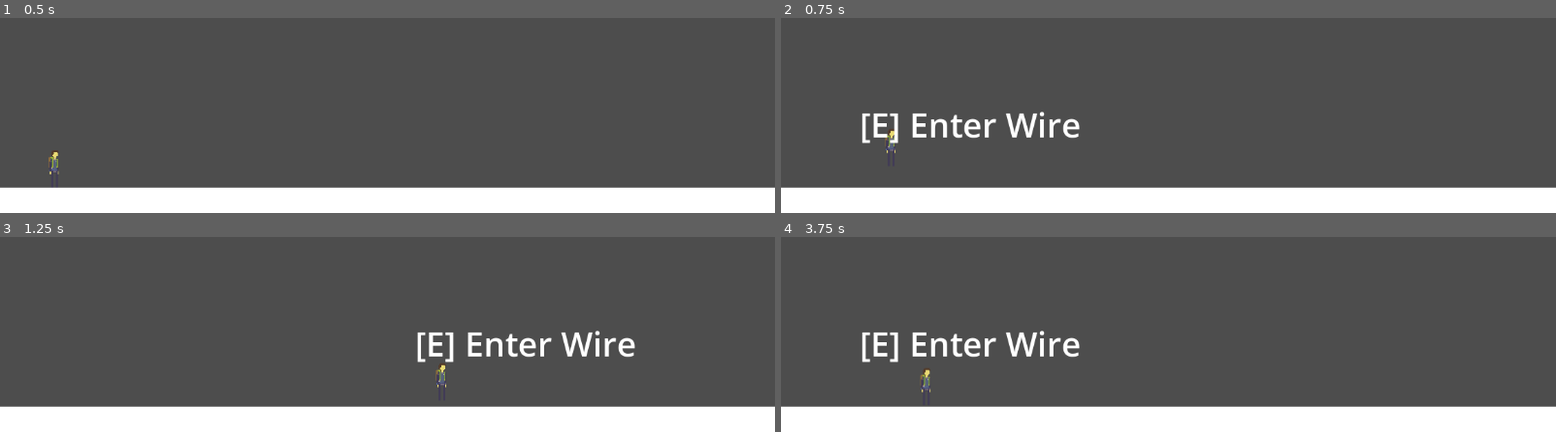
Above: before the commit, frames 1-4 (two rows, left to right).
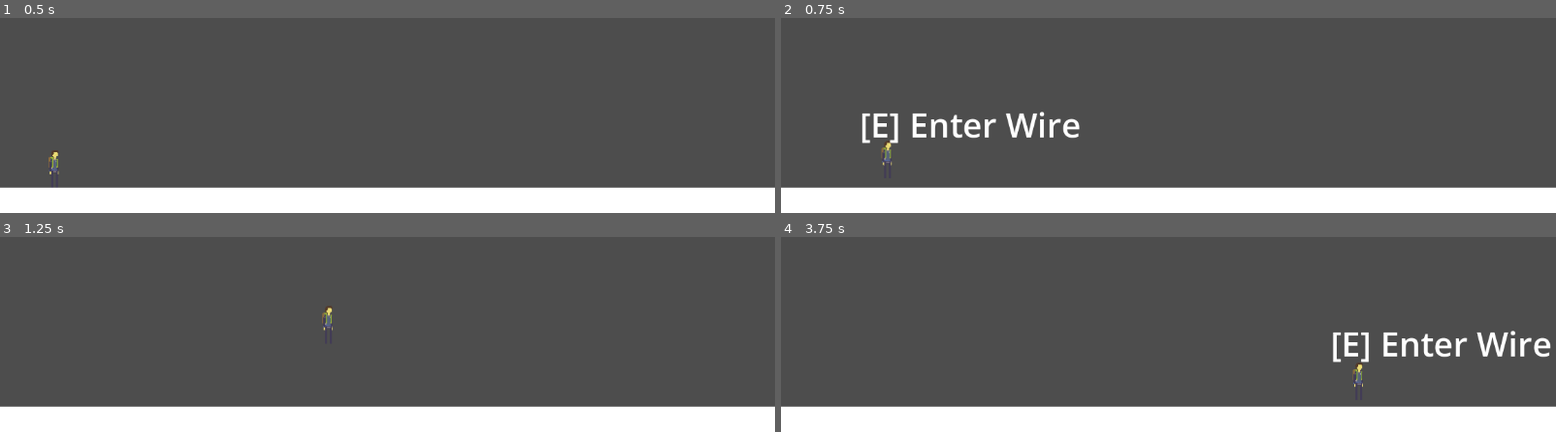
Above: after the commit, the same moments.

Repository: The-Spark-Industries/spark-energy
Game: Godot game, scene res://Master Scenes/level1.tscn
The game is run twice, just before and just after one commit, with the same random seed, the same clock (stepped at 60 frames per second) and the same inputs. The engine's default icon, where the game draws it, is replaced by a stand-in: a white triangle on a blue panel in a dark square.
Inputs:
- Up to frame 1 (0.5 s): no input
- Up to frame 2 (0.75 s): hold Right (ui_right) from 0.53 s (still down); tap E (interact) at 0.6 s
- Up to frame 3 (1.25 s): keep holding Right (ui_right); tap Space (jump) at 0.77 s
- Up to frame 4 (3.75 s): tap E (interact) every 0.75 s from 1.35 to 3.6 s; tap Space (jump) at 1.52, 3.02 s; release Right (ui_right) at 2.03 s; hold Left (ui_left) 2.03-2.78 s; hold Right (ui_right) from 2.78 s (still down)

Frame 1 is identical in both runs. In frame 2, 0.2% of the frame differs, in the area x 12-15%, y 56-76%; in frame 3, 1.7%; in frame 4, 3.2%, in the area x 10-100%, y 48-80%.

Commit message:
Wire is now speed-based
Made wire have a set speed rather than a set time to take to get through the wire

Diff:
--- /dev/null
+++ b/Master Scenes/WaterBlock.tscn
@@ -0,0 +1,28 @@
+[gd_scene format=3 uid="uid://dgy5vnulqv524"]
+
+[ext_resource type="Script" path="res://Scripts/Water.gd" id="1_water"]
+
+[sub_resource type="RectangleShape2D" id="RectangleShape2D_water"]
+size = Vector2(192, 96)
+
+[sub_resource type="RectangleShape2D" id="RectangleShape2D_surface"]
+size = Vector2(192, 14)
+
+[node name="WaterBlock" type="Area2D" unique_id=1305812998]
+collision_layer = 0
+script = ExtResource("1_water")
+
+[node name="CollisionShape2D" type="CollisionShape2D" parent="." unique_id=973394304]
+shape = SubResource("RectangleShape2D_water")
+
+[node name="Visual" type="Polygon2D" parent="." unique_id=1302277483]
+color = Color(0.2, 0.5, 0.9, 0.75)
+polygon = PackedVector2Array(-96, -48, 96, -48, 96, 48, -96, 48)
+
+[node name="Surface" type="StaticBody2D" parent="." unique_id=976903253]
+collision_mask = 0
+
+[node name="CollisionShape2D" type="CollisionShape2D" parent="Surface" unique_id=1796004855]
+position = Vector2(0, -39)
+shape = SubResource("RectangleShape2D_surface")
+one_way_collision = true
--- a/Master Scenes/level1.tscn
+++ b/Master Scenes/level1.tscn
@@ -5,7 +5,6 @@
 [ext_resource type="Script" uid="uid://hxb45dpv1eq5" path="res://Scripts/RoomCamera.gd" id="3_roomcam"]
 [ext_resource type="PackedScene" uid="uid://b3wrn5c1q8iuw" path="res://Master Scenes/pauseMenu.tscn" id="4_nuwp2"]
 [ext_resource type="Script" uid="uid://bqfwoq83t3tyc" path="res://Scripts/WireEnd.gd" id="4_wireend"]
-[ext_resource type="PackedScene" uid="uid://u8w5e8g3euut" path="res://Master Scenes/gameInterface.tscn" id="5_rgorn"]
 [ext_resource type="Script" uid="uid://b5agu4nw8ytqn" path="res://Scripts/WirePath.gd" id="5_wirepath"]
 
 [sub_resource type="PhysicsMaterial" id="PhysicsMaterial_lyd6k"]
@@ -14,7 +13,7 @@
 size = Vector2(2000, 1)
 
 [sub_resource type="RectangleShape2D" id="RectangleShape2D_4hvuo"]
-size = Vector2(4096, 120)
+size = Vector2(4092, 120)
 
 [sub_resource type="RectangleShape2D" id="RectangleShape2D_y4dr7"]
 size = Vector2(16, 56)
@@ -68,6 +67,7 @@
 mesh = SubResource("QuadMesh_6015k")
 
 [node name="CollisionShape2D" type="CollisionShape2D" parent="platform" unique_id=483602300]
+position = Vector2(2, 0)
 shape = SubResource("RectangleShape2D_4hvuo")
 
 [node name="RoomCamera" type="Camera2D" parent="." unique_id=1812731569]
@@ -164,7 +164,6 @@
 [node name="WirePath2" type="Node2D" parent="." unique_id=916138111]
 position = Vector2(1182, 1254)
 script = ExtResource("5_wirepath")
-travel_duration = 0.9
 
 [node name="Path2D" type="Path2D" parent="WirePath2" unique_id=999994171]
 material = SubResource("CanvasItemMaterial_y4dr7")
@@ -211,7 +210,6 @@
 [node name="WirePath3" type="Node2D" parent="." unique_id=1094322965]
 position = Vector2(-114, 1241)
 script = ExtResource("5_wirepath")
-travel_duration = 0.5
 
 [node name="Path2D" type="Path2D" parent="WirePath3" unique_id=1222895979]
 position = Vector2(-349, 14.999981)
--- a/Scripts/WirePath.gd
+++ b/Scripts/WirePath.gd
@@ -1,7 +1,8 @@
 extends Node2D
 class_name WirePath
 
-@export var travel_duration: float = 0.6
+## Wire travel speed in pixels per second (approx.).
+@export var travel_speed: float = 800.0
 
 ## Offset applied at the exit endpoint so the player doesn't overlap it.
 @export var exit_offset: Vector2 = Vector2(0.0, -80.0)
@@ -13,6 +14,7 @@
 # ── Internal refs (set automatically) ─────────────────────────────────────────
 
 var _path_follow: PathFollow2D = null
+var _path_length: float = 0.0
 var _end_a: Node = null        # WireEnd at progress=0 (start)
 var _end_b: Node = null        # WireEnd at progress=1 (end)
 var _traveling_player: CharacterBody2D = null  # non-null while traveling
@@ -37,6 +39,11 @@
 
 	_path_follow.rotates = false
 	_path_follow.loop = false
+
+	# Cache total path length so we can convert speed (pixels/sec) into duration.
+	var path2d := _path_follow.get_parent() as Path2D
+	if path2d and path2d.curve:
+		_path_length = path2d.curve.get_baked_length()
 
 func _process(_delta: float) -> void:
 	if _traveling_player and _path_follow:
@@ -87,13 +94,26 @@
 	player.global_position = _path_follow.global_position
 
 	# Tween the path follower's progress_ratio from start → end.
+	# Duration is derived from path length and desired travel_speed so
+	# movement speed is (approximately) constant regardless of wire length.
 	if _tween and _tween.is_running():
 		_tween.kill()
 
 	_tween = create_tween()
 	_tween.set_trans(_idx_to_trans(travel_curve))
 	_tween.set_ease(Tween.EASE_IN_OUT)
-	_tween.tween_property(_path_follow, "progress_ratio", end_progress, travel_duration)
+
+	var duration: float = 0.0
+	var progress_delta: float = abs(end_progress - start_progress)
+
+	if travel_speed > 0.0 and _path_length > 0.0 and progress_delta > 0.0:
+		var distance: float = _path_length * progress_delta
+		duration = distance / travel_speed
+
+	if duration <= 0.0:
+		duration = 0.01
+
+	_tween.tween_property(_path_follow, "progress_ratio", end_progress, duration)
 
 	await _tween.finished
 
